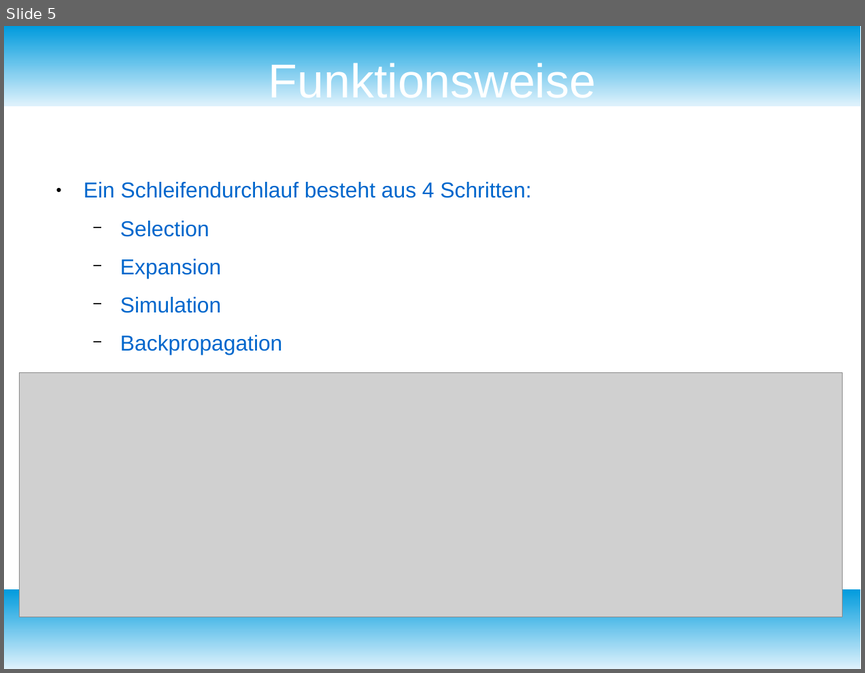
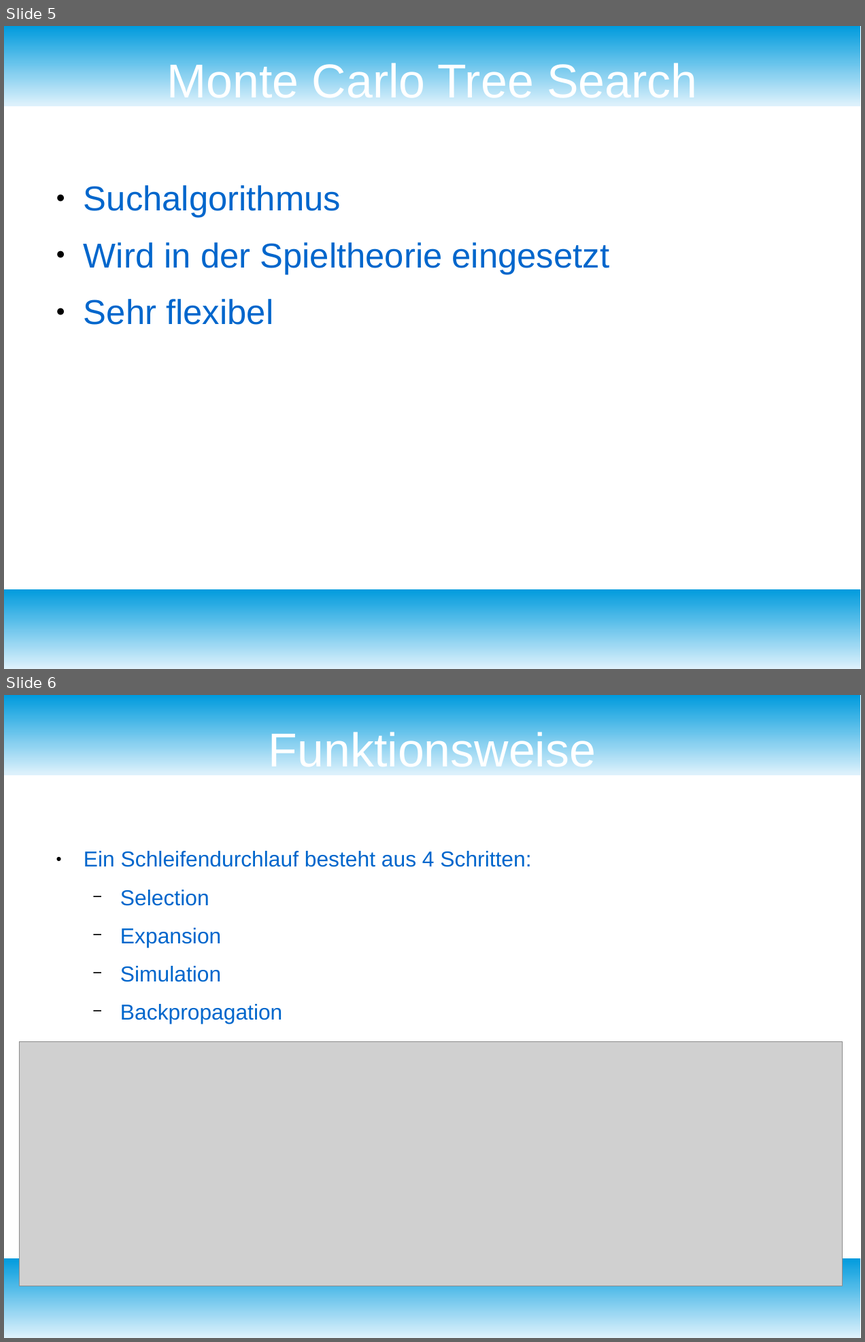
Before and after one commit to fnehmer/haw-is-assignment, a slide deck: Präsentation/is_praesentation.odp. Shown one above the other, each under a label of ours: slide 5 before the commit, slides 5 and 6 after it. The pictures are 865x673 and 865x1342 pixels, drawn with LibreOffice and Linux fonts; fonts in the diff are those of the drawing; grey boxes stand for pictures. Boxes give left, top, right and bottom in pixels: in the first picture for what was removed or moved away, otherwise in the second. Text is boxed around its words. In the diff, an @@ line names an element or a change of style, - is before the commit and + after.

```diff
--- a/Präsentation/is_praesentation.odp
+++ b/Präsentation/is_praesentation.odp
@@ slide 5 added at (4,26,861,669), background #FFFFFF; not listed: 2 template elements that a slide beside it also shows @@
@@ title added at (167,59,697,106), 44 pt, text #FFFFFF @@
+Monte Carlo Tree Search
@@ text added at (84,185,609,325), 32 pt, text #0066CC @@
+● Suchalgorithmus
+● Wird in der Spieltheorie eingesetzt
+● Sehr flexibel
@@ what was slide 5 is now slide 6 @@
```
Also in this commit, not shown: 2 slides changed, 8 other slides added, 1 slide removed, 12 other files.
